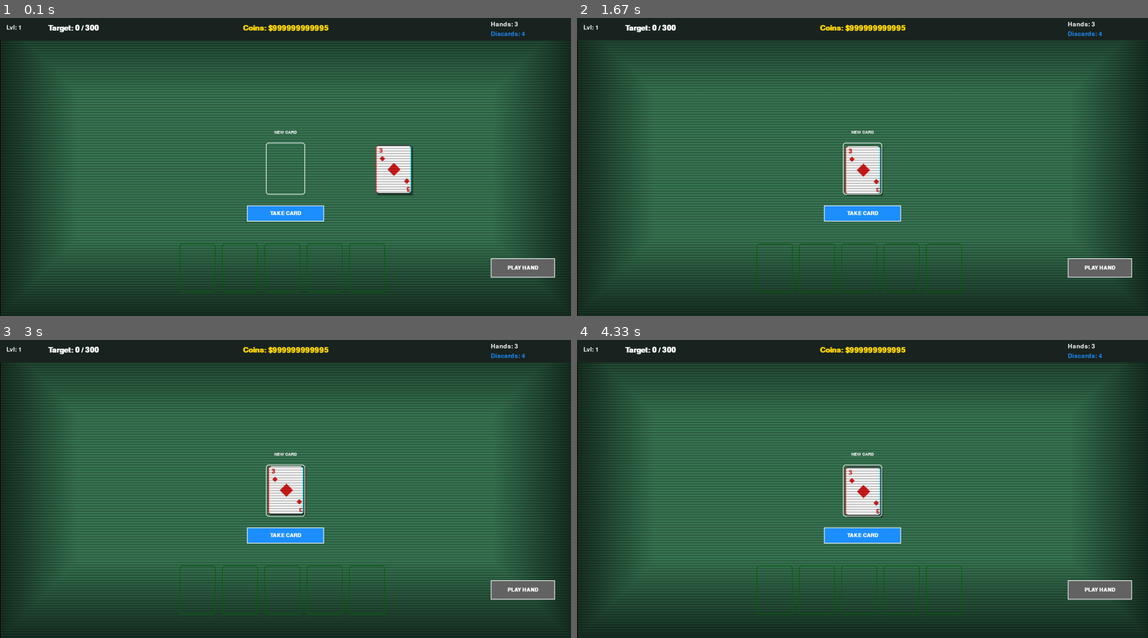
Above: before the commit, frames 1-4 (two rows, left to right).
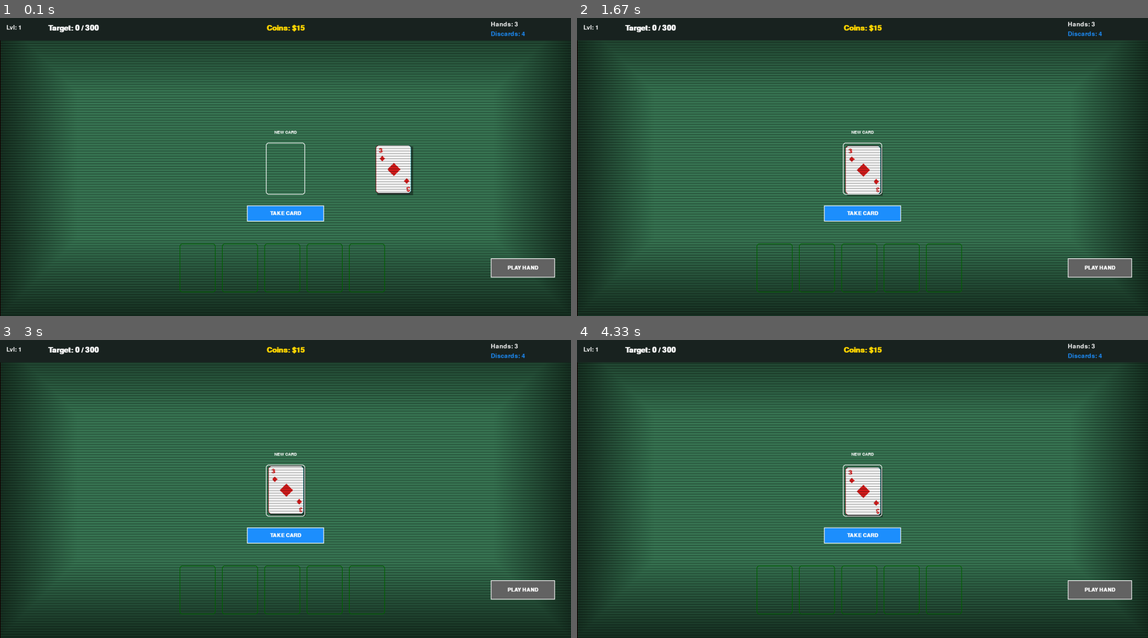
Above: after the commit, the same moments.

Repository: BenLevintan/Card-game-pygame
Game: pygame game, started from main.py
The game is run twice, just before and just after one commit, with the same random seed, the same clock (stepped at 60 frames per second) and the same inputs.
Inputs (mouse positions are in pixels of both pictures, inside the frame that each line leads up to):
- Up to frame 1 (0.1 s): no input
- Up to frame 2 (1.67 s): click (1102, 268) at 0.38 s
- Up to frame 3 (3 s): no input
- Up to frame 4 (4.33 s): click (782, 426) at 3.72 s; click (1010, 462) at 4.05 s

The runs differ from the first frame. In frame 1, 0.4% of the frame differs, in the area x 42-73%, y 2-59%; in frame 2, 0.4%, in the area x 42-58%, y 2-60%; in frame 3, 0.4%; in frame 4, 0.4%.

Commit message:
tuned down the shaders

Diff:
--- a/main.py
+++ b/main.py
@@ -83,7 +83,7 @@
         self.score_total = 0
         self.round_level = 1
         self.target_score = config.BASE_TARGET_SCORE
-        self.coins = 999999999995
+        self.coins = 15
         self.run_discards = 0
 
         self.joker_list.empty()
--- a/ui_elements.py
+++ b/ui_elements.py
@@ -137,8 +137,8 @@
 
         # --- Pre-allocated Surfaces for Shaders (Performance Optimization) ---
         if sys.platform not in ("emscripten", "wasi"):
-            self.pixel_scale = 1.5
-            sw, sh = width // self.pixel_scale, height // self.pixel_scale
+            self.pixel_scale = 1.15
+            sw, sh = int(width / self.pixel_scale), int(height / self.pixel_scale)
             self.small_surf = pygame.Surface((sw, sh)).convert()
             self.small_red = pygame.Surface((sw, sh)).convert()
             self.small_cyan = pygame.Surface((sw, sh)).convert()
@@ -171,7 +171,7 @@
 
             self.small_combined.fill((0, 0, 0))
             shift_amount = 1
-            self.small_combined.blit(self.small_red, (-shift_amount, 0))
+            self.small_combined.blit(self.small_red, (0, 0))
             self.small_combined.blit(self.small_cyan, (shift_amount, 0), special_flags=pygame.BLEND_RGB_ADD)
 
             # --- 3. Scale back up directly onto the screen (Pixelation step 2) ---
